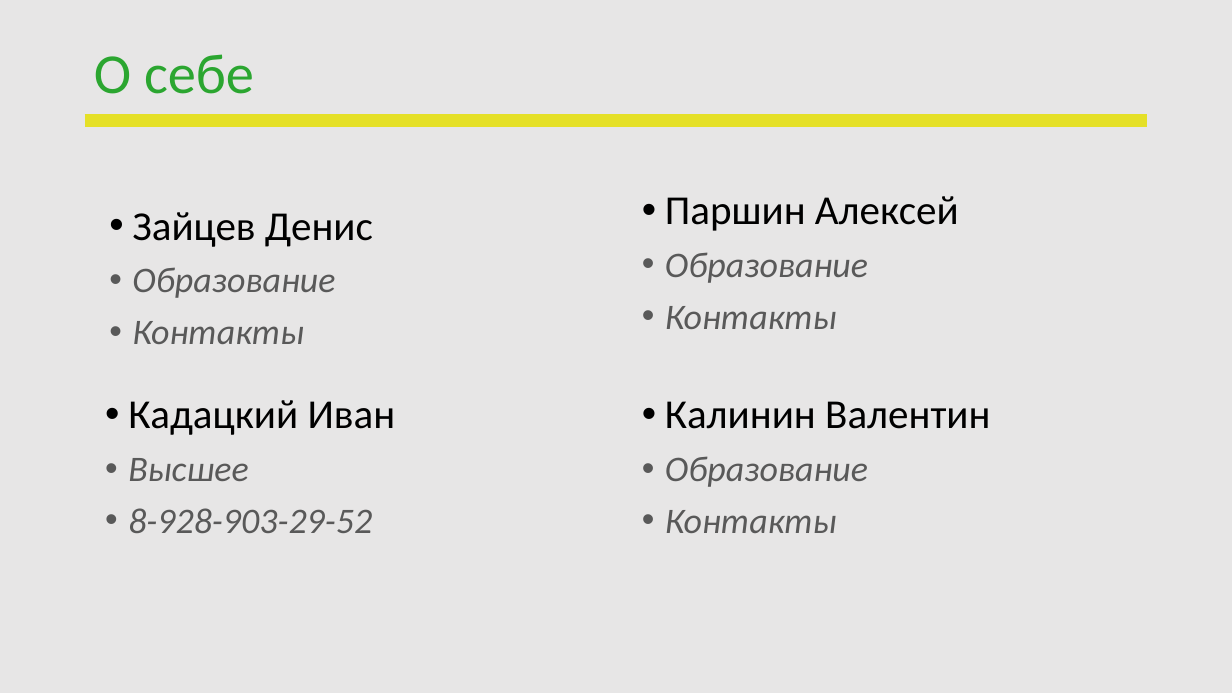
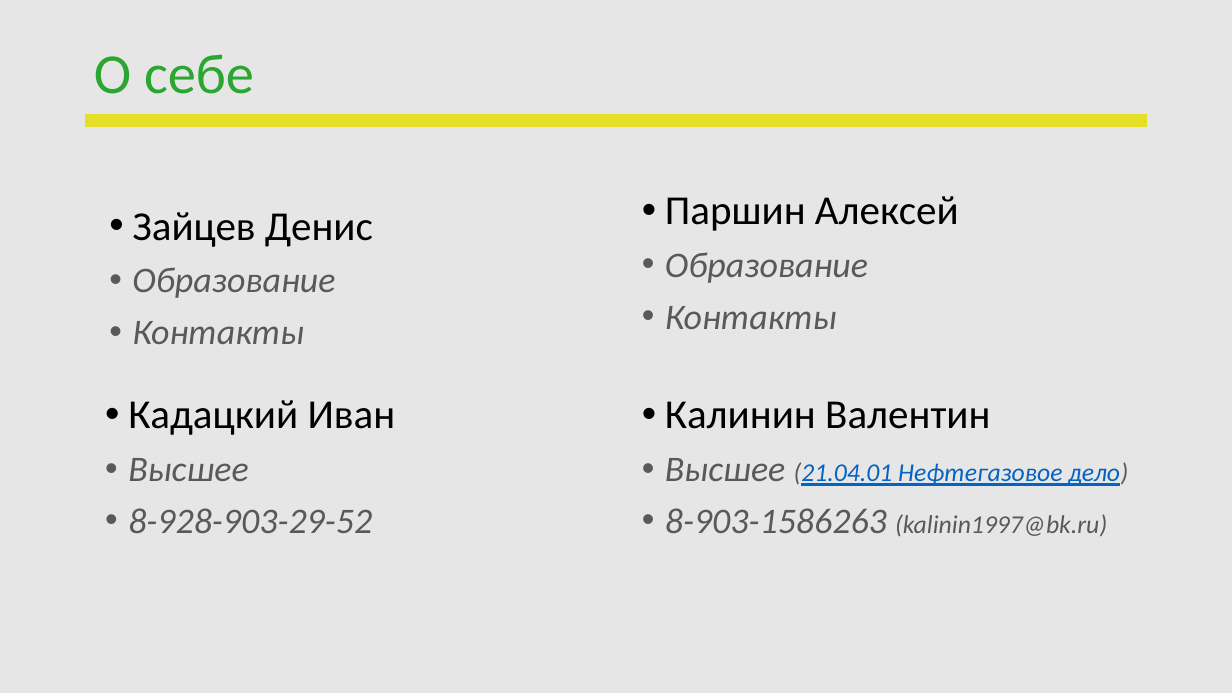
Before and after one commit to CvitoyBamp/reboot-hotel, a slide deck: slide 2 of Школа_JD_Защита_проекта Hotel.2024.pptx. Drawn at 1232x693 pixels with LibreOffice and Linux fonts; fonts in the diff are those of the drawing; background and template pictures are left out. Boxes give left, top, right and bottom in pixels: in the first picture for what was removed or moved away, otherwise in the second. Text is boxed around its words. In the diff, an @@ line names an element or a change of style, - is before the commit and + after.

```diff
--- a/Школа_JD_Защита_проекта Hotel.2024.pptx
+++ b/Школа_JD_Защита_проекта Hotel.2024.pptx
@@ text at <box>665,458,1128,536</box>: text changed; size 28 to 20 pt @@
-• Образование
-• Контакты
+• Высшее (21.04.01 Нефтегазовое дело)
+• 8-903-1586263 (kalinin1997@bk.ru)
```
Also in this commit, not shown: 1 other slide changed, 7 other files.
